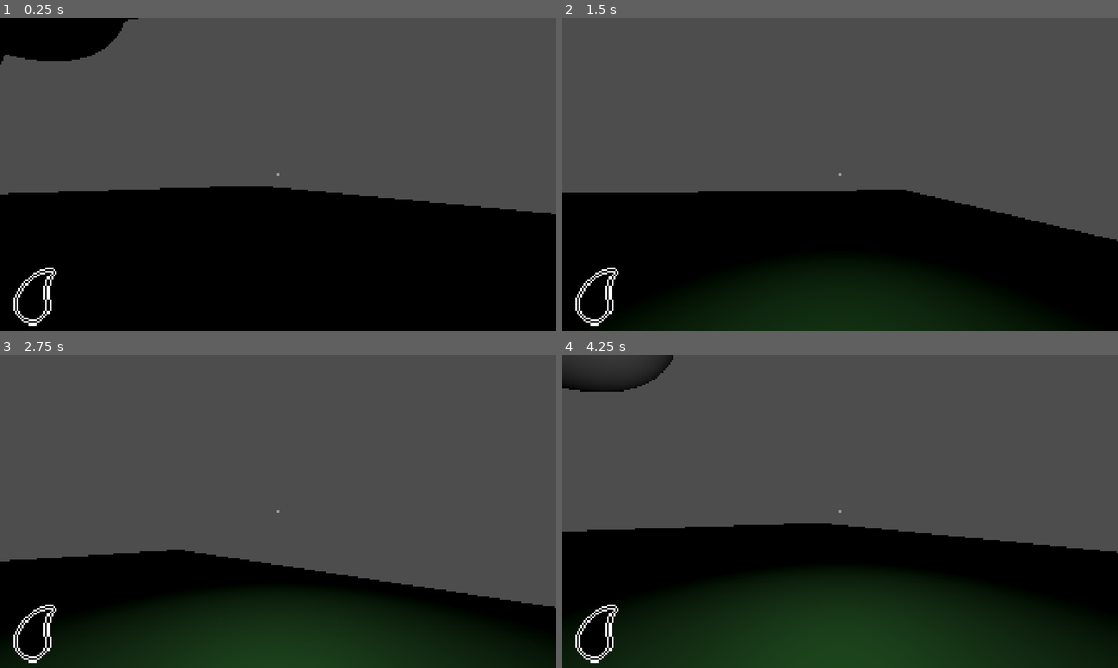
Above: before the commit, frames 1-4 (two rows, left to right).
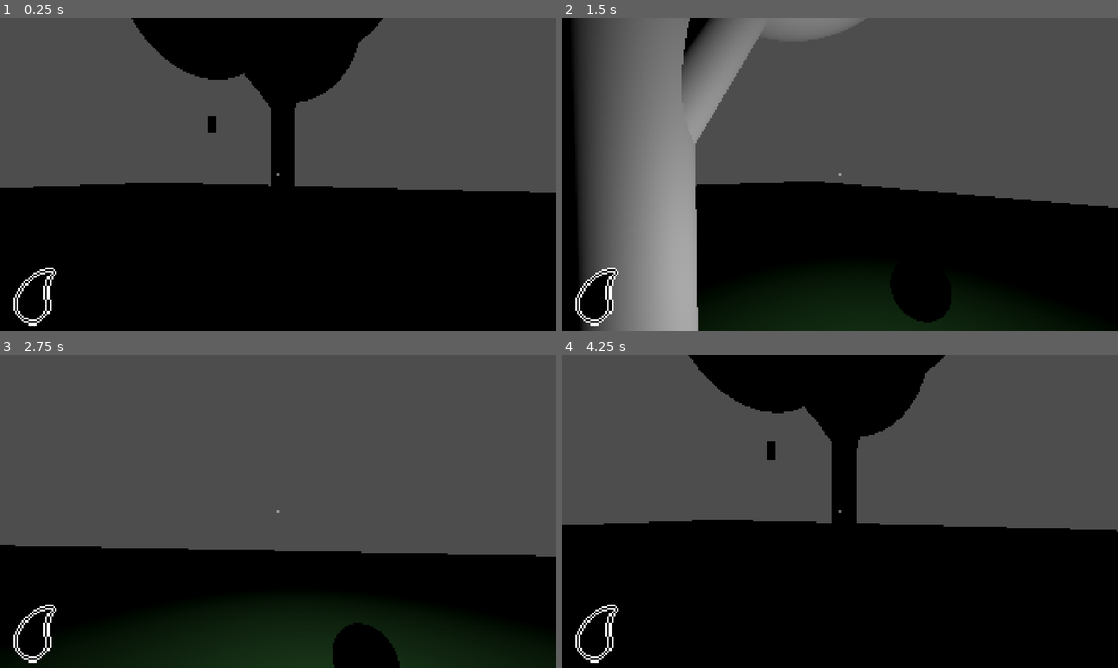
Above: after the commit, the same moments.

Repository: mugrilo18/Need-more
Game: Godot game, scene res://Scenes/Components/World/world.tscn
Same seed, same stepped clock (60 frames per second), same inputs: the game is played once before the commit and once after it.
Inputs (mouse positions are in pixels of both pictures, inside the frame that each line leads up to):
- Up to frame 1 (0.25 s): no input
- Up to frame 2 (1.5 s): tap Enter at 0.5 s; move the mouse to (867, 174) at 0.52 s; hold W (move_up) from 0.53 s (still down); tap F (lantern) at 0.6 s; tap Space (jump) at 0.77 s; move the mouse to (812, 174) at 1.27 s; tap E (interact) at 1.35 s
- Up to frame 3 (2.75 s): keep holding W (move_up); tap Space (jump) at 1.52 s; tap F (lantern) at 1.55, 2.1 s; move the mouse to (289, 505) at 2.02 s
- Up to frame 4 (4.25 s): keep holding W (move_up); move the mouse to (834, 517) at 2.77 s; tap Shift (sprint) at 2.85 s; tap Space (jump) at 3.02, 3.77 s; tap F (lantern) at 3.05, 3.8 s; move the mouse to (878, 514) at 3.52 s; tap Q (throw) at 3.6 s; tap R (restart) at 4.15 s

The runs differ from the first frame. In frame 1, 14% of the frame differs, in the area x 0-100%, y 0-63%; in frame 2, 24%; in frame 3, 7.9%; in frame 4, 34%, in the area x 0-100%, y 0-100%.

Commit message:
Add little things in lantern, project continue freezing when start

Diff:
--- a/Scenes/Components/Characters/player.tscn
+++ b/Scenes/Components/Characters/player.tscn
@@ -15,13 +15,18 @@
 [sub_resource type="StandardMaterial3D" id="StandardMaterial3D_iwdvq"]
 albedo_color = Color(1, 0, 0, 1)
 
+[sub_resource type="StandardMaterial3D" id="StandardMaterial3D_tserw"]
+albedo_color = Color(1, 0.7529412, 0.7254902, 1)
+
+[sub_resource type="SphereMesh" id="SphereMesh_g4v7s"]
+
 [node name="Player" type="CharacterBody3D" unique_id=2133001960 node_paths=PackedStringArray("head", "grabbed_anchor", "object_grabbed_shape_cast", "lantern")]
 collision_mask = 14
 script = ExtResource("1_tserw")
 head = NodePath("Head")
 grabbed_anchor = NodePath("Head/SpringArm3D/GrabbedAnchor")
 object_grabbed_shape_cast = NodePath("Head/ObjectGrabbedShapeCast")
-lantern = NodePath("OmniLight3D")
+lantern = NodePath("SpringArm3D/Lantern/OmniLight3D")
 
 [node name="MeshInstance3D" type="MeshInstance3D" parent="." unique_id=1353388965]
 transform = Transform3D(1, 0, 0, 0, 1, 0, 0, 0, 1, 0, 1, 0)
@@ -54,7 +59,17 @@
 [node name="GrabbedAnchor" type="Marker3D" parent="Head/SpringArm3D" unique_id=1799891579]
 transform = Transform3D(1, 0, 0, 0, 1, 0, 0, 0, 1, 0, 0, 1.5)
 
-[node name="OmniLight3D" type="OmniLight3D" parent="." unique_id=1041176226]
-transform = Transform3D(1, 0, 0, 0, 1, 0, 0, 0, 1, 0, 1.5691926, -1.7482193)
-visible = false
+[node name="SpringArm3D" type="SpringArm3D" parent="." unique_id=1736831820]
+transform = Transform3D(-1, 0, -8.742278e-08, 0, 1, 0, 8.742278e-08, 0, -1, 0.421107, 0.98041415, -0.06155455)
+collision_mask = 30
+
+[node name="Lantern" type="Node3D" parent="SpringArm3D" unique_id=1924246852]
+transform = Transform3D(-1, 0, 8.742278e-08, 0, 1, 0, -8.742278e-08, 0, -1, 0.20110697, 0.4745859, 0.22844544)
+
+[node name="OmniLight3D" type="OmniLight3D" parent="SpringArm3D/Lantern" unique_id=1041176226]
 light_energy = 1.5
+
+[node name="MeshInstance3D" type="MeshInstance3D" parent="SpringArm3D/Lantern" unique_id=1757734887]
+transform = Transform3D(0.3, 0, 0, 0, 0.3, 0, 0, 0, 0.3, 0, 0, 0)
+material_override = SubResource("StandardMaterial3D_tserw")
+mesh = SubResource("SphereMesh_g4v7s")
--- a/Scenes/Components/World/world.tscn
+++ b/Scenes/Components/World/world.tscn
@@ -27,7 +27,7 @@
 transform = Transform3D(1, 0, 0, 0, 1, 0, 0, 0, 1, -10.166935, 0, 4.0562077)
 
 [node name="Player" parent="." unique_id=2133001960 instance=ExtResource("2_r27ec")]
-transform = Transform3D(-0.83526236, 0, 0.54985166, 0, 1, 0, -0.54985166, 0, -0.83526236, -11.964037, 0, 0)
+transform = Transform3D(-0.9054079, 0, -0.42454275, 0, 1, 0, 0.42454275, 0, -0.9054079, -11.964037, 0, 0)
 
 [node name="OilMachine" parent="." unique_id=1870009809 node_paths=PackedStringArray("player_ref") instance=ExtResource("3_74cjv")]
 transform = Transform3D(1, 0, 0, 0, 1, 0, 0, 0, 1, -4.88685, 0, -8.112182)
--- a/Scripts/Components/Characters/player.gd
+++ b/Scripts/Components/Characters/player.gd
@@ -95,7 +95,7 @@
 	grabbed_object.angular_velocity *= 0.5
 
 func _lantern():
-	if PlayerStatus.lantern == true:
+	if PlayerStatus.lantern == true and PlayerStatus.oil_charge >= 0:
 		lantern.visible = true
 	elif PlayerStatus.lantern == false:
 		lantern.visible = false
--- a/Scripts/Globals/controls.gd
+++ b/Scripts/Globals/controls.gd
@@ -7,11 +7,9 @@
 
 		if Input.is_action_just_pressed("restart"):
 			get_tree().change_scene_to_file("res://Scenes/Components/World/world.tscn")
-			PlayerStatus.oil_charge = 100
+			PlayerStatus._reset_status()
 
 		if Input.is_action_just_pressed("lantern") and PlayerStatus.lantern == false:
-			print("Ligou o lampião")
 			PlayerStatus.lantern = true
 		elif Input.is_action_just_pressed("lantern") and PlayerStatus.lantern == true:
-			print("Desligou o lampião")
 			PlayerStatus.lantern = false
--- a/Scripts/Globals/player_status.gd
+++ b/Scripts/Globals/player_status.gd
@@ -2,3 +2,7 @@
 
 var oil_charge: int = 100
 var lantern: bool = false
+
+func _reset_status():
+	oil_charge = 100
+	lantern = false
--- a/Scripts/Managers/game_manager.gd
+++ b/Scripts/Managers/game_manager.gd
@@ -6,6 +6,9 @@
 	if PlayerStatus.lantern == false:
 		countdown_oil.start()
 
+	if PlayerStatus.oil_charge == 0:
+		PlayerStatus.lantern = false
+
 func _on_count_down_oil_timeout() -> void:
 	if PlayerStatus.lantern == true and PlayerStatus.oil_charge > 0:
 		PlayerStatus.oil_charge -= 10
--- a/project.godot
+++ b/project.godot
@@ -27,10 +27,6 @@
 window/size/mode=3
 window/stretch/mode="canvas_items"
 window/stretch/aspect="expand"
-
-[editor]
-
-movie_writer/disable_vsync=true
 
 [file_customization]
 
Not shown, added: export_presets.cfg
